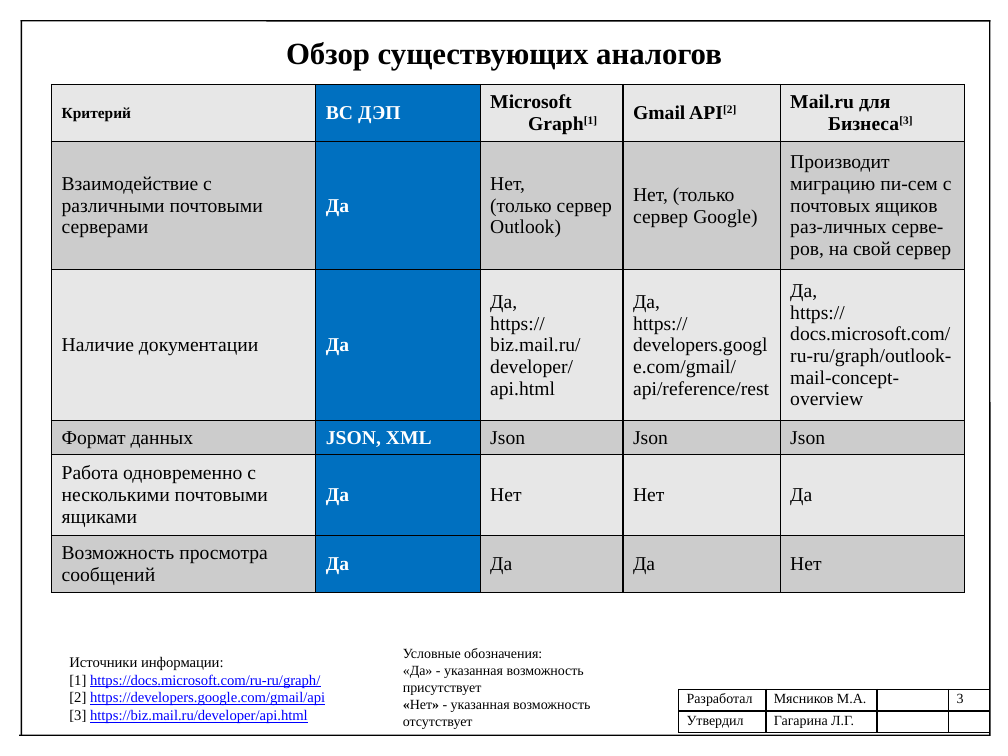
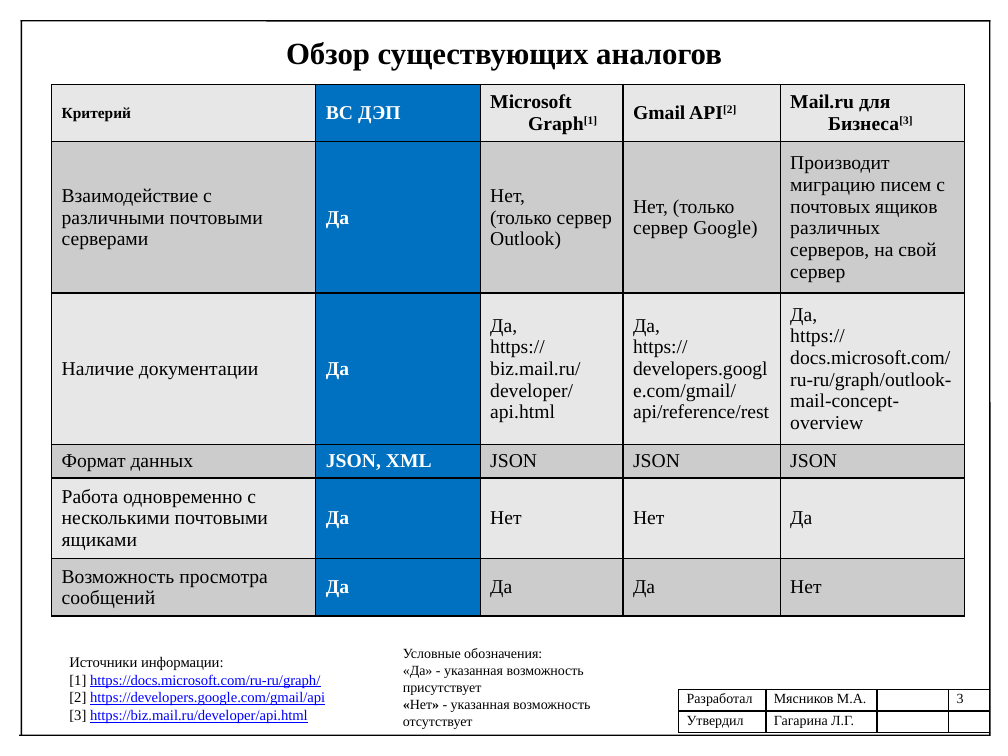
Before and after one commit to mJaJksJ/VCR, a slide deck: slide 3 of Научно-исследовательская практика/Презентация отчета.pptx. Drawn at 1008x756 pixels with LibreOffice and Linux fonts; fonts in the diff are those of the drawing. Boxes give left, top, right and bottom in pixels: in the first picture for what was removed or moved away, otherwise in the second. Text is boxed around its words. In the diff, an @@ line names an element or a change of style, - is before the commit and + after.

```diff
--- a/Научно-исследовательская практика/Презентация отчета.pptx
+++ b/Научно-исследовательская практика/Презентация отчета.pptx
@@ table at (51,85,965,616) @@
-row 2, column 5: Производит миграцию пи-сем с почтовых ящиков раз-личных серве-ров, на свой сервер
+row 2, column 5: Производит миграцию писем с почтовых ящиков различных серверов, на свой сервер
-row 4: Формат данных | JSON, XML | Json | Json | Json
+row 4: Формат данных | JSON, XML | JSON | JSON | JSON
```
Also in this commit, not shown: 2 other slides changed, 8 other files.
